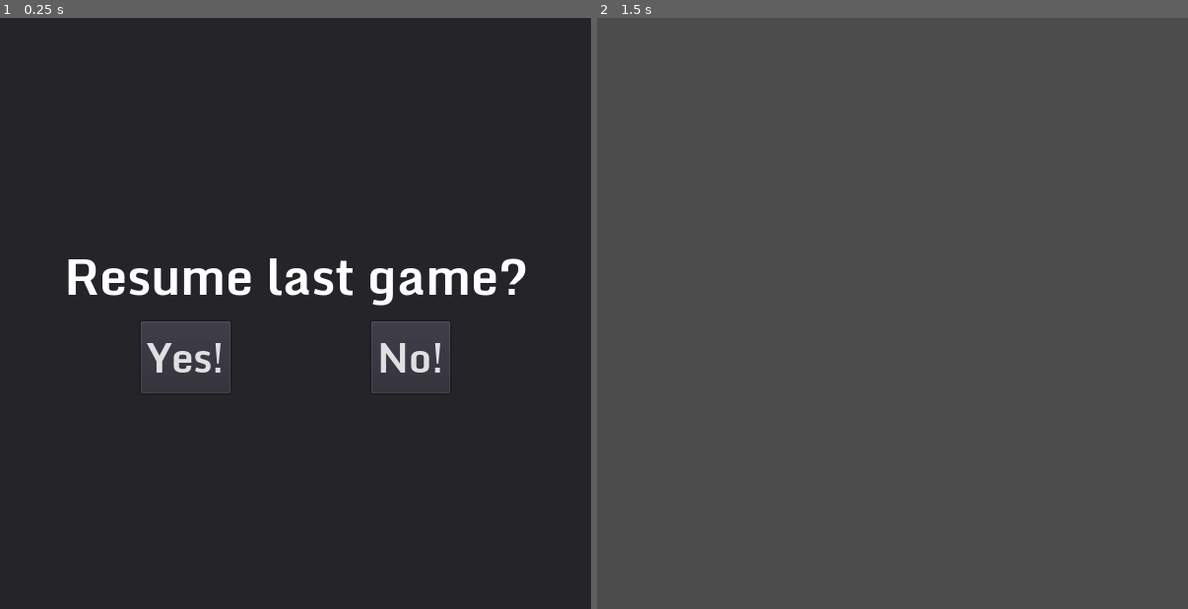
Above: before the commit, frames 1-2 (left to right).
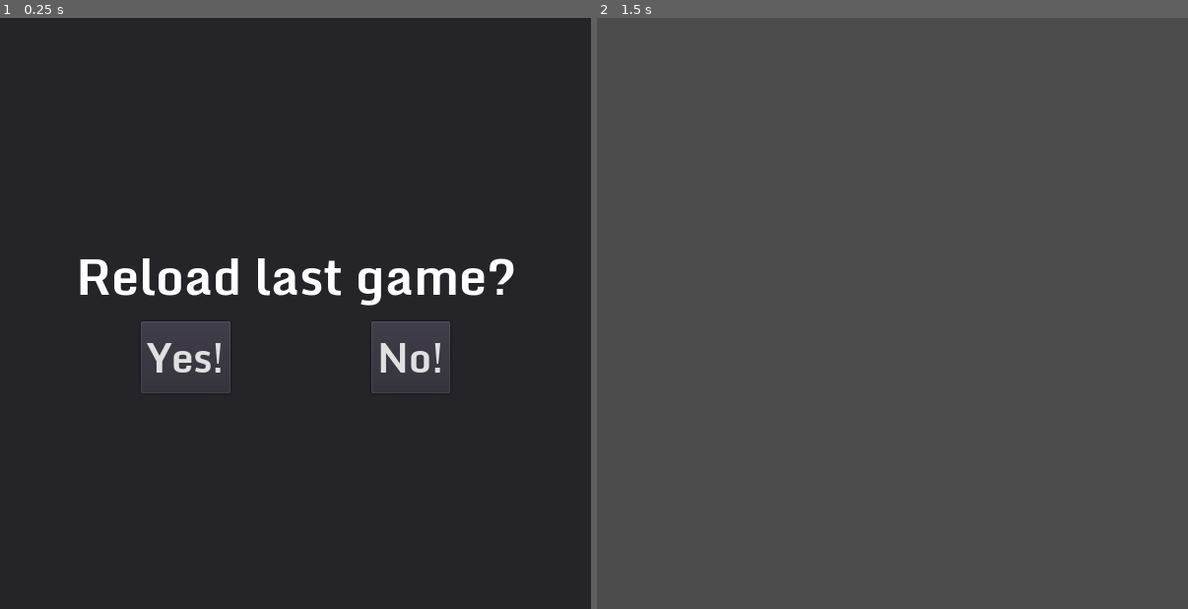
Above: after the commit, the same moments.

Repository: Alzager/4D-Minesweeper-Archived
Game: Godot game, scene res://Resume.tscn
The game is run twice, just before and just after one commit, with the same random seed, the same clock (stepped at 60 frames per second) and the same inputs. This scene is started directly instead of the project's main scene.
Inputs (mouse positions are in pixels of both pictures, inside the frame that each line leads up to):
- Up to frame 1 (0.25 s): no input
- Up to frame 2 (1.5 s): click "No!" at 0.5 s; tap Enter at 1.25 s; move the mouse to (1022, 283) at 1.27 s; click (1022, 283) at 1.42 s

The runs differ from the first frame. In frame 1, 2.4% of the frame differs, in the area x 11-89%, y 40-49%; in frame 2, nothing differs.
Error in both runs: Attempt to call function 'get_node' in base 'null instance' on a null instance. (res://global.gd:271)

Commit message:
Confirm reload

Diff:
--- a/source/Resume.gd
+++ b/source/Resume.gd
@@ -33,5 +33,4 @@
 	queue_free()
 
 func _on_No_pressed():
-	global.new_game()
 	queue_free()
--- a/source/texts.csv
+++ b/source/texts.csv
@@ -64,4 +64,4 @@
 START_NEW,Do you want to start a new game?,Möchtest du ein neues Spiel starten?
 CLOSE,Close,Schließen
 RESTART,Start new game!,Starte neues Spiel!
-RESUME_GAME,Resume last game?,Letztes Spiel fortsetzen?
+RESUME_GAME,Reload last game?,Letztes Spiel laden?
Binary file changed: source/texts.de.translation
Binary file changed: source/texts.en.translation
